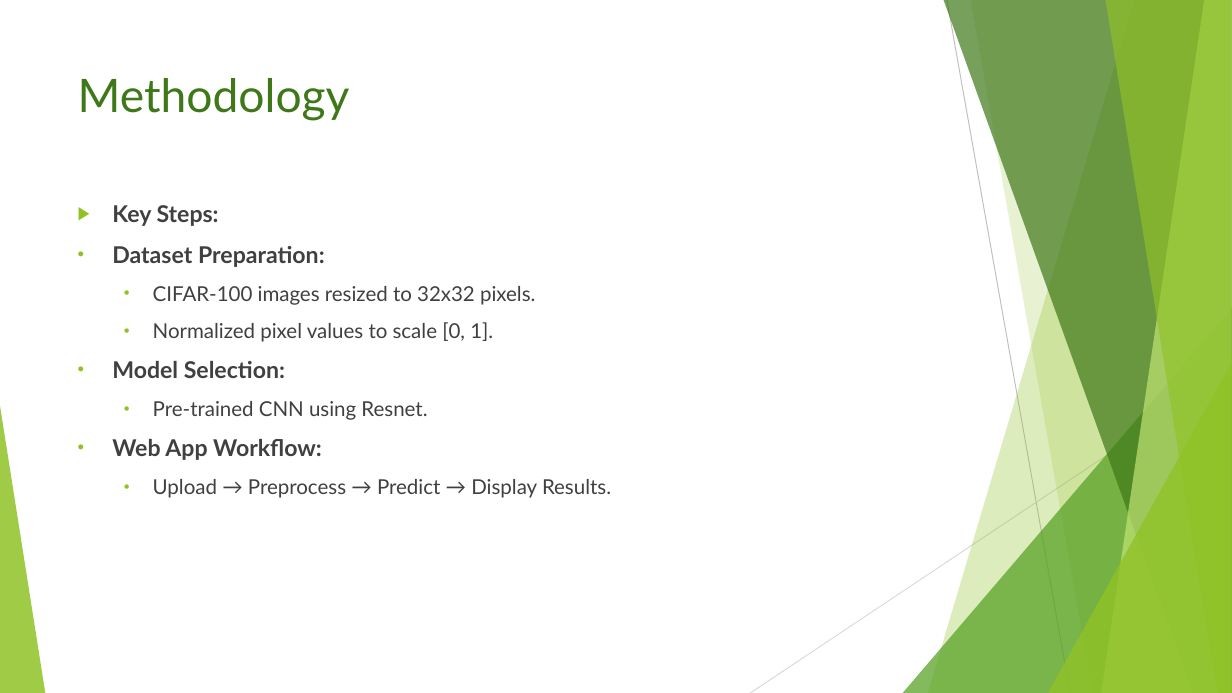
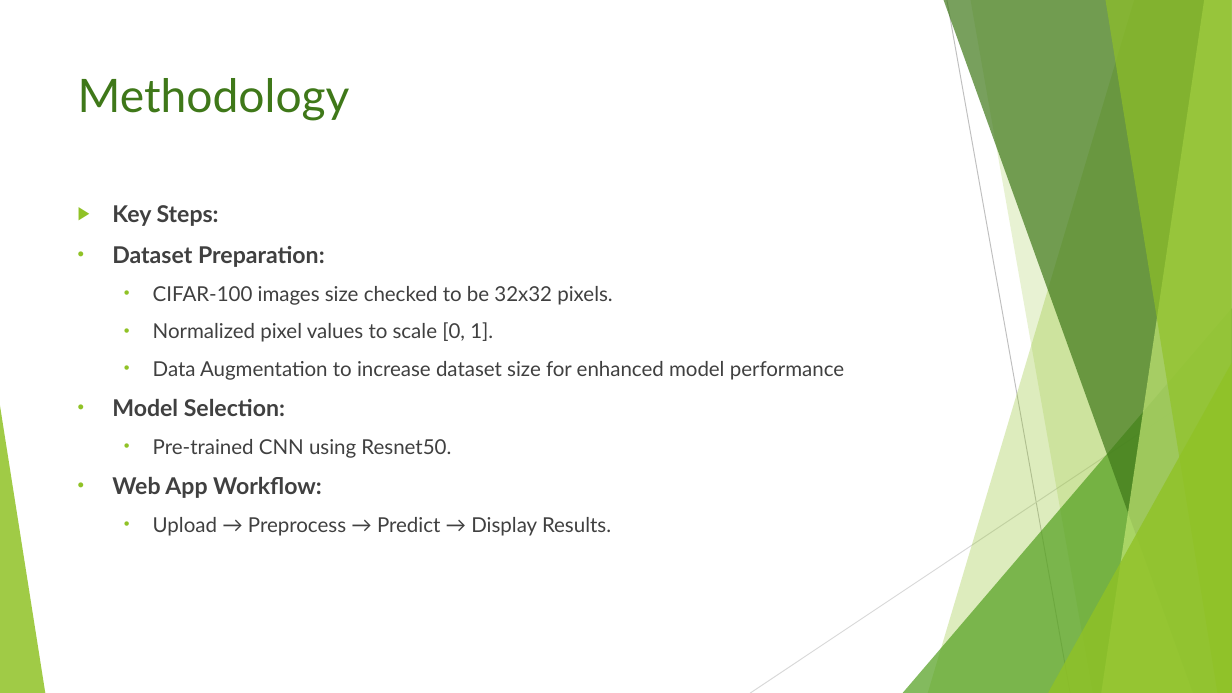
Before and after one commit to georgesylva1/3Signet-Image-classification-task, a slide deck: slide 3 of George Sylva CIFAR-100 Image Classification Web App.pptx. Drawn at 1232x693 pixels with LibreOffice and Linux fonts; fonts in the diff are those of the drawing. Boxes give left, top, right and bottom in pixels: in the first picture for what was removed or moved away, otherwise in the second. Text is boxed around its words. In the diff, an @@ line names an element or a change of style, - is before the commit and + after.

```diff
--- a/George Sylva CIFAR-100 Image Classification Web App.pptx
+++ b/George Sylva CIFAR-100 Image Classification Web App.pptx
@@ text at (153,286,612,305): text changed @@
-  • CIFAR-100 images resized to 32x32 pixels.
+  • CIFAR-100 images size checked to be 32x32 pixels.
@@ text at (153,361,844,380): paragraph added @@
+  • Data Augmentation to increase dataset size for enhanced model performance
@@ text at (153,439,451,458): text changed @@
-  • Pre-trained CNN using Resnet.
+  • Pre-trained CNN using Resnet50.
```
Also in this commit, not shown: 3 other slides changed.
